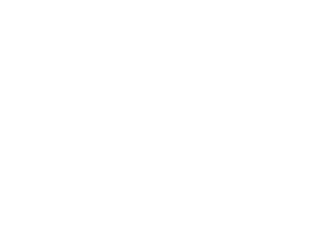
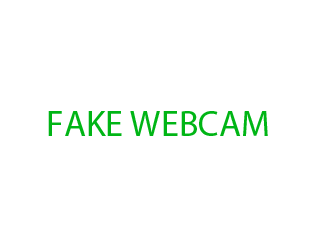
Two versions of the same layered image (320×240). Layer-by-layer changes:
added layer "FAKE WEBCAM" above "Livello 1" over [48, 111, 268, 136]
